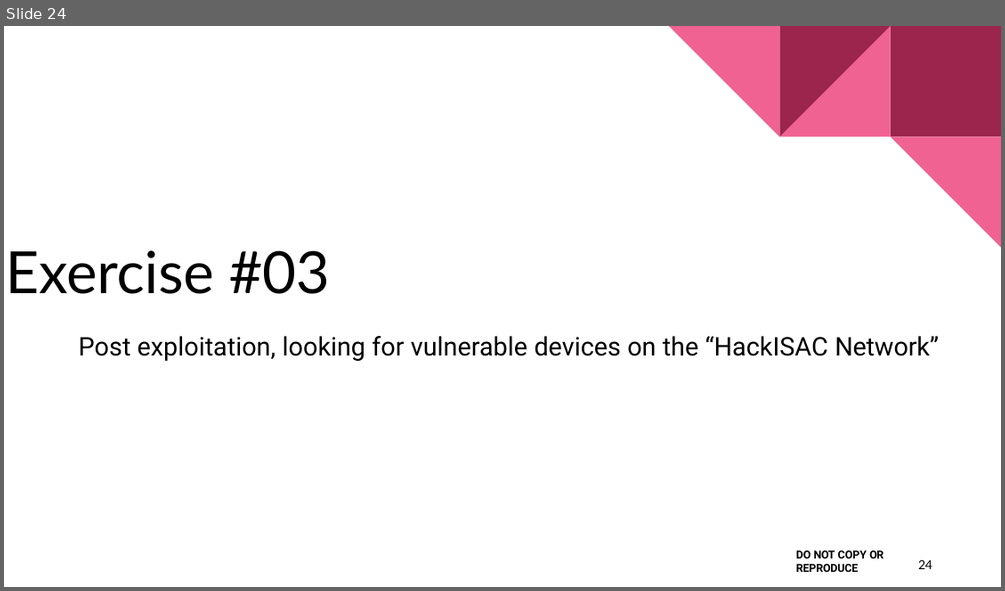
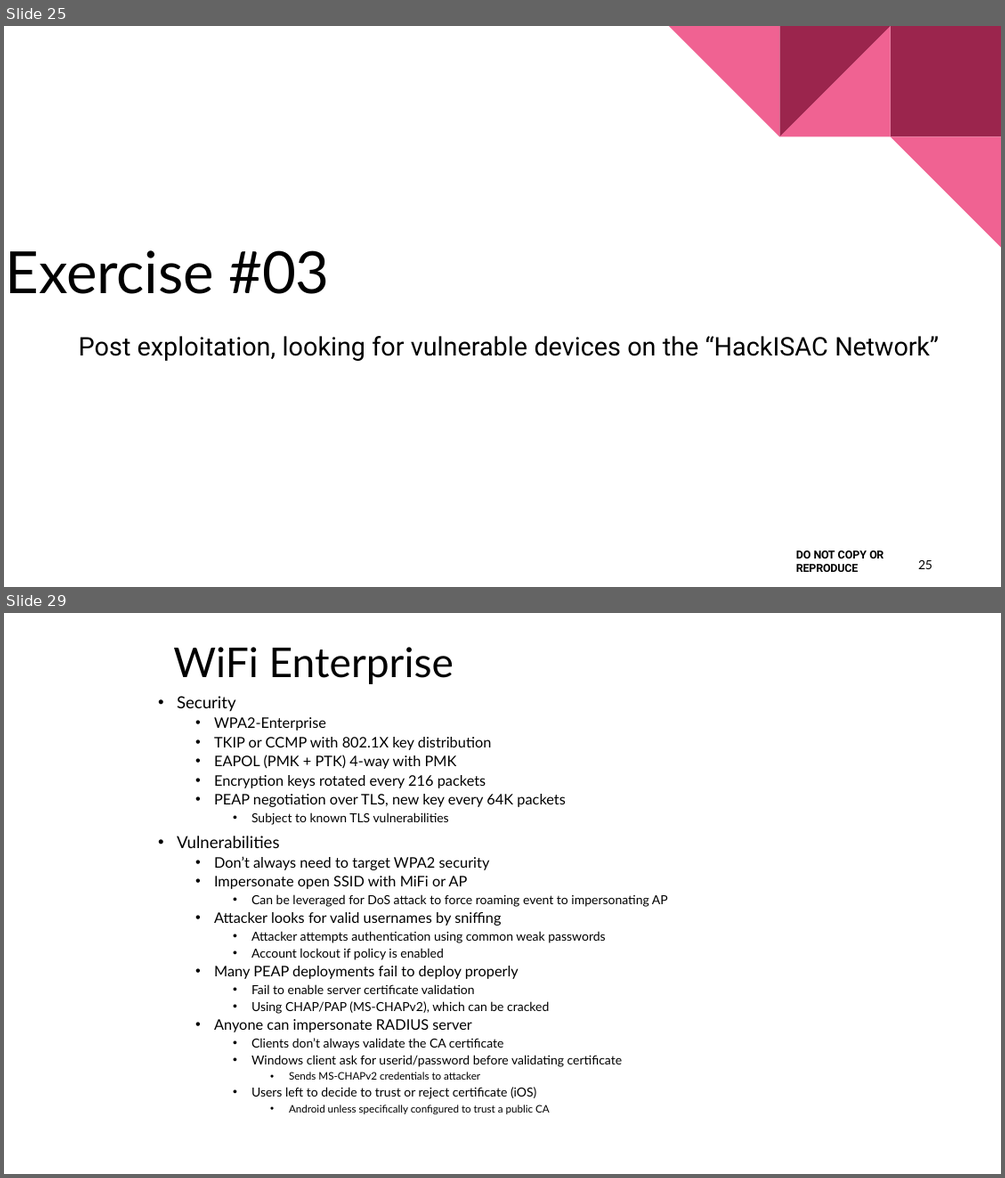
Before and after one commit to nprobert/AutoISAC-ACT-AdvWireless, a slide deck: 3 ACT AW - WiFi.pptx. Shown one above the other, each under a label of ours: slide 24 before the commit, slides 25 and 29 after it; the slides between them are not shown. The pictures are 1005x591 and 1005x1178 pixels, drawn with LibreOffice and Linux fonts; fonts in the diff are those of the drawing. Boxes give left, top, right and bottom in pixels: in the first picture for what was removed or moved away, otherwise in the second. Text is boxed around its words. In the diff, an @@ line names an element or a change of style, - is before the commit and + after.

```diff
--- a/3 ACT AW - WiFi.pptx
+++ b/3 ACT AW - WiFi.pptx
@@ slide 29 added at (x1=4, y1=613, x2=1001, y2=1174), background #FFFFFF @@
@@ title added at (x1=173, y1=647, x2=453, y2=684), 39.6 pt, text #000000 @@
+WiFi Enterprise
@@ text added at (x1=177, y1=696, x2=668, y2=1114), 12 pt, text #000000 @@
+• Security
+  • WPA2-Enterprise
+  • TKIP or CCMP with 802.1X key distribution
+  • EAPOL (PMK + PTK) 4-way with PMK
+  • Encryption keys rotated every 216 packets
+  • PEAP negotiation over TLS, new key every 64K packets
+    • Subject to known TLS vulnerabilities
+• Vulnerabilities
+  • Don’t always need to target WPA2 security
+  • Impersonate open SSID with MiFi or AP
+    • Can be leveraged for DoS attack to force roaming event to impersonating AP
+  • Attacker looks for valid usernames by sniffing
+    • Attacker attempts authentication using common weak passwords
+    • Account lockout if policy is enabled
+  • Many PEAP deployments fail to deploy properly
+    • Fail to enable server certificate validation
+    • Using CHAP/PAP (MS-CHAPv2), which can be cracked
+  • Anyone can impersonate RADIUS server
+    • Clients don’t always validate the CA certificate
+    • Windows client ask for userid/password before validating certificate
+      • Sends MS-CHAPv2 credentials to attacker
+    • Users left to decide to trust or reject certificate (iOS)
+      • Android unless specifically configured to trust a public CA
@@ what was slide 24 is now slide 25 @@
@@ page number at (x1=918, y1=560, x2=932, y2=569): text changed @@
-24
+25
```
Also in this commit, not shown: 6 other slides added, 12 other files.
